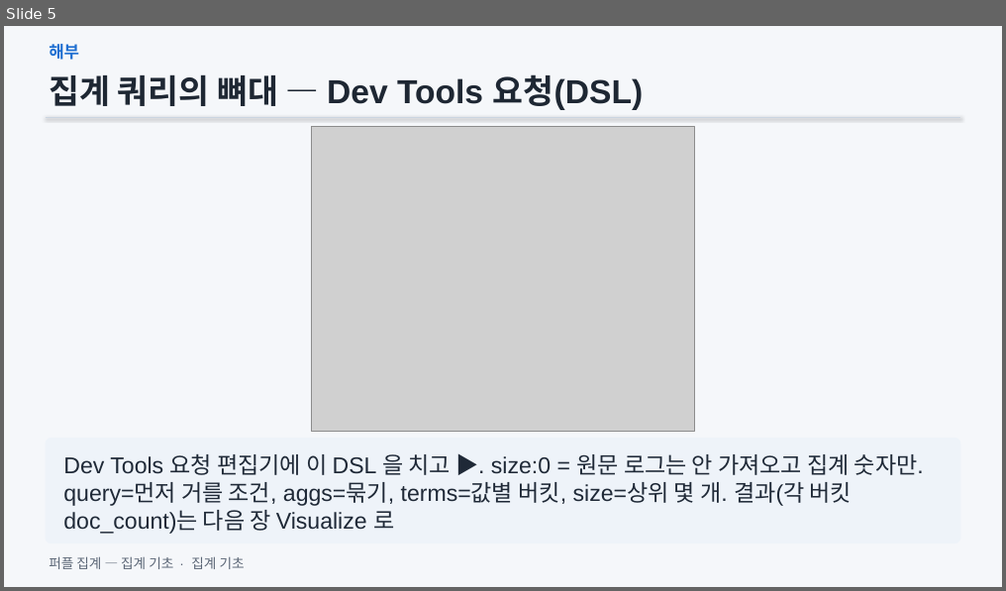
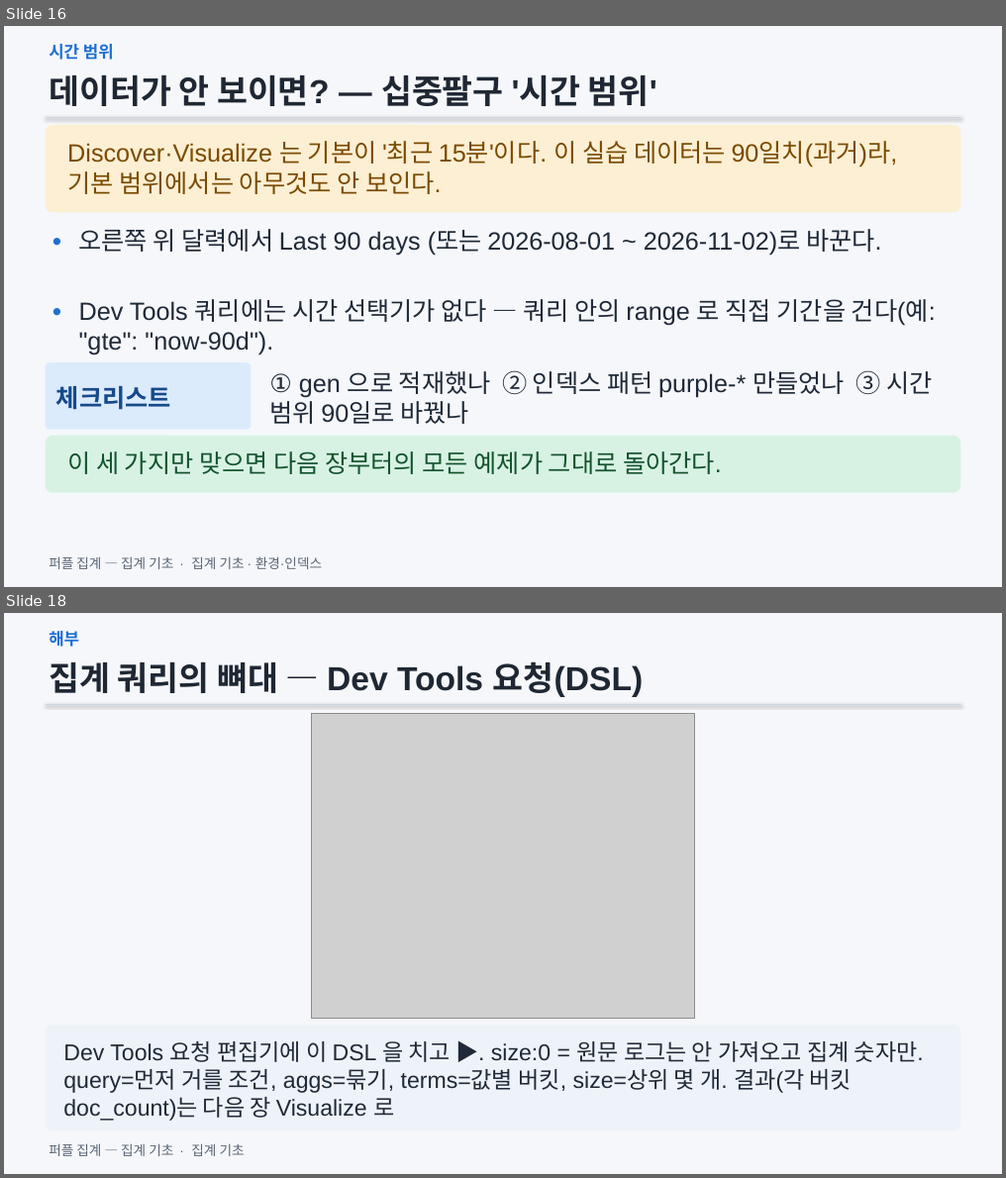
Before and after one commit to mrgrit/hack_ir_with_wazuh, a slide deck: slides/Module02_집계기초.pptx. Shown one above the other, each under a label of ours: slide 5 before the commit, slides 16 and 18 after it; the slides between them are not shown. The pictures are 1006x591 and 1006x1178 pixels, drawn with LibreOffice and Linux fonts; fonts in the diff are those of the drawing; grey boxes stand for pictures. Boxes give left, top, right and bottom in pixels: in the first picture for what was removed or moved away, otherwise in the second. Text is boxed around its words. In the diff, an @@ line names an element or a change of style, - is before the commit and + after.

```diff
--- a/slides/Module02_집계기초.pptx
+++ b/slides/Module02_집계기초.pptx
@@ slide 16 added at bbox=[4, 26, 1002, 587], background #F5F7FA @@
@@ text added at bbox=[49, 44, 114, 60], 16 pt, text #1F6FD1, bold @@
+시간 범위
@@ text added at bbox=[49, 75, 657, 106], 32 pt, text #1E2733, bold @@
+데이터가 안 보이면? — 십중팔구 '시간 범위'
@@ line added from (46, 117) to (960, 117), #CBD5E1 1.25 pt @@
@@ rounded rectangle added at bbox=[46, 125, 960, 212], fill #FDEFD3 @@
@@ text added at bbox=[67, 141, 898, 194], 24 pt, text #7A4A00 @@
+Discover·Visualize 는 기본이 '최근 15분'이다. 이 실습 데이터는 90일치(과거)라, 기본 범위에서는 아무것도 안 보인다.
@@ text added at bbox=[49, 223, 79, 254], 24 pt, text #1F6FD1, bold @@
+•
@@ text added at bbox=[79, 229, 882, 256], 24 pt, text #1F2937 @@
+오른쪽 위 달력에서 Last 90 days (또는 2026-08-01 ~ 2026-11-02)로 바꾼다.
@@ text added at bbox=[49, 293, 79, 324], 24 pt, text #1F6FD1, bold @@
+•
@@ text added at bbox=[79, 299, 936, 356], 24 pt, text #1F2937 @@
+Dev Tools 쿼리에는 시간 선택기가 없다 — 쿼리 안의 range 로 직접 기간을 건다(예: "gte": "now-90d").
@@ rounded rectangle added at bbox=[46, 363, 252, 430], fill #DCEBFC @@
@@ text added at bbox=[269, 371, 932, 424], 24 pt, text #1F2937 @@
+① gen 으로 적재했나 ② 인덱스 패턴 purple-* 만들었나 ③ 시간 범위 90일로 바꿨나
@@ text added at bbox=[56, 386, 171, 410], 24 pt, text #164A8A, bold @@
+체크리스트
@@ rounded rectangle added at bbox=[46, 436, 960, 493], fill #D7F2E3 @@
@@ text added at bbox=[67, 452, 722, 474], 24 pt, text #14532D @@
+이 세 가지만 맞으면 다음 장부터의 모든 예제가 그대로 돌아간다.
@@ text added at bbox=[49, 557, 322, 570], 13 pt, text #5B6676 @@
+퍼플 집계 — 집계 기초 · 집계 기초 · 환경·인덱스
@@ what was slide 5 is now slide 18 @@
```
Also in this commit, not shown: 1 slide changed, 12 other slides added, 3 other files.
